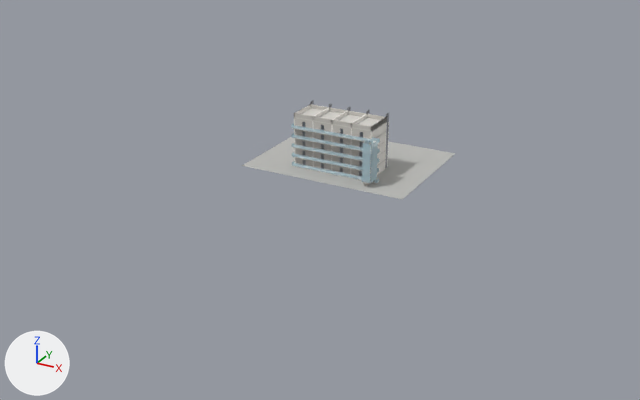
The Blender file privacy_apartments.blend: old version first, new version second.
Both versions are drawn from a camera (50 mm lens) standing at (126.6, -243.6, 108.0) and looking at (-1.9, -10.0, -8.8). Lighting does not change. The marker at lower left points along +X, +Y and +Z. The picture after the commit comes second.

In view in the first picture: 'Plaza', 'Slab_05', 'StairHandrailBackOuter_F00', 'StairHandrailHalf_F00' and 48 more.
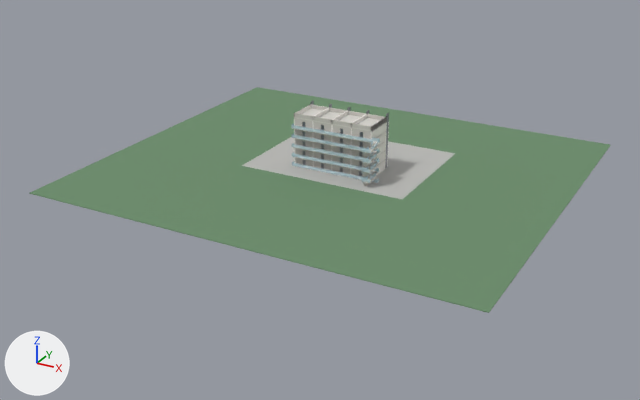
Where the newer file only moved an object's origin or applied its transform, the numbers keep the older frame.

Diff of the bpy script that builds the scene:
```diff
--- a/privacy_apartments.blend.py
+++ b/privacy_apartments.blend.py
@@ mat_ground @@
+mat_ground = principled_material('Ground')
+mat_ground.base_color = (0.15, 0.27, 0.15)  # greyish green #6c8e6c
+mat_ground.roughness = 1.0
@@ me_ground @@
+me_ground.from_pydata(...)  # a box spanning x -0.5..0.5, y -0.5..0.5, z -0.5..0.5
+me_ground.materials.append(mat_ground)  # greyish green #6c8e6c
@@ ob_stairhandrailhalf_f00 @@
 ob_stairhandrailhalf_f00 = bpy.data.objects.new('StairHandrailHalf_F00', me_stairhandrailhalf_f00)
-ob_stairhandrailhalf_f00.location = (15.4, -11.8, 7.9)
-ob_stairhandrailhalf_f00.scale = (2.8, 0.1, 12.8)
+ob_stairhandrailhalf_f00.location = (15.4, -11.8, 2.2)
+ob_stairhandrailhalf_f00.scale = (2.8, 0.1, 1.1)
@@ ob_stairhandrailbackouter_f00 @@
 ob_stairhandrailbackouter_f00 = bpy.data.objects.new('StairHandrailBackOuter_F00', me_stairhandrailbackouter_f00)
-ob_stairhandrailbackouter_f00.location = (16.9, -9.3, 7.9)
-ob_stairhandrailbackouter_f00.scale = (0.1, 4.33, 12.8)
+ob_stairhandrailbackouter_f00.location = (16.8, -9.4, 3.0)
+ob_stairhandrailbackouter_f00.scale = (0.1, 4.33, 1.1)
@@ ob_ground @@
+ob_ground = bpy.data.objects.new('Ground', me_ground)
+ob_ground.location = (0.0, 0.0, -0.5)
+ob_ground.scale = (148.0, 131.0, 0.2)
```

What differs and where, as boxes [x1, y1, x2, y2] in the pictures (640 x 400 px):
'Ground', added: after [29, 87, 611, 313]
'StairHandrailHalf_F00', moved, rescaled: before [362, 143, 371, 183]; after [362, 178, 370, 183]
'StairHandrailBackOuter_F00', moved, rescaled (12% narrower, 82% shorter): before [371, 140, 378, 183]; after [370, 173, 376, 180]
